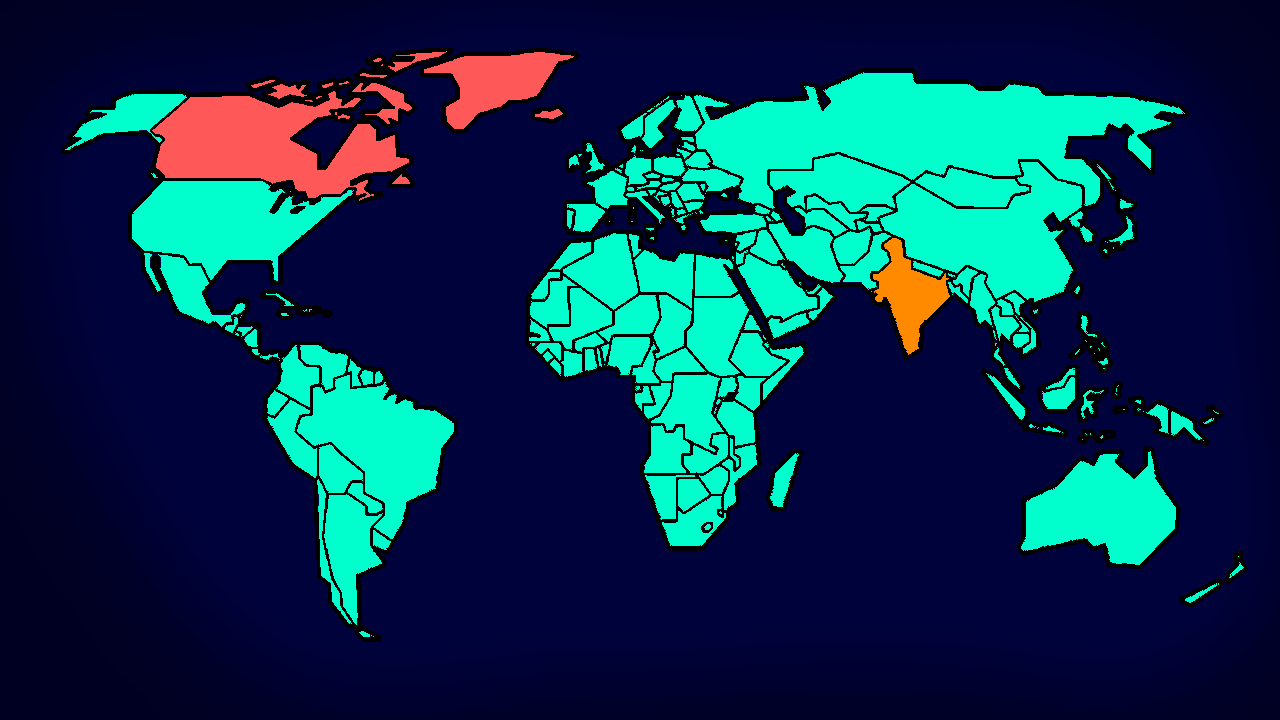
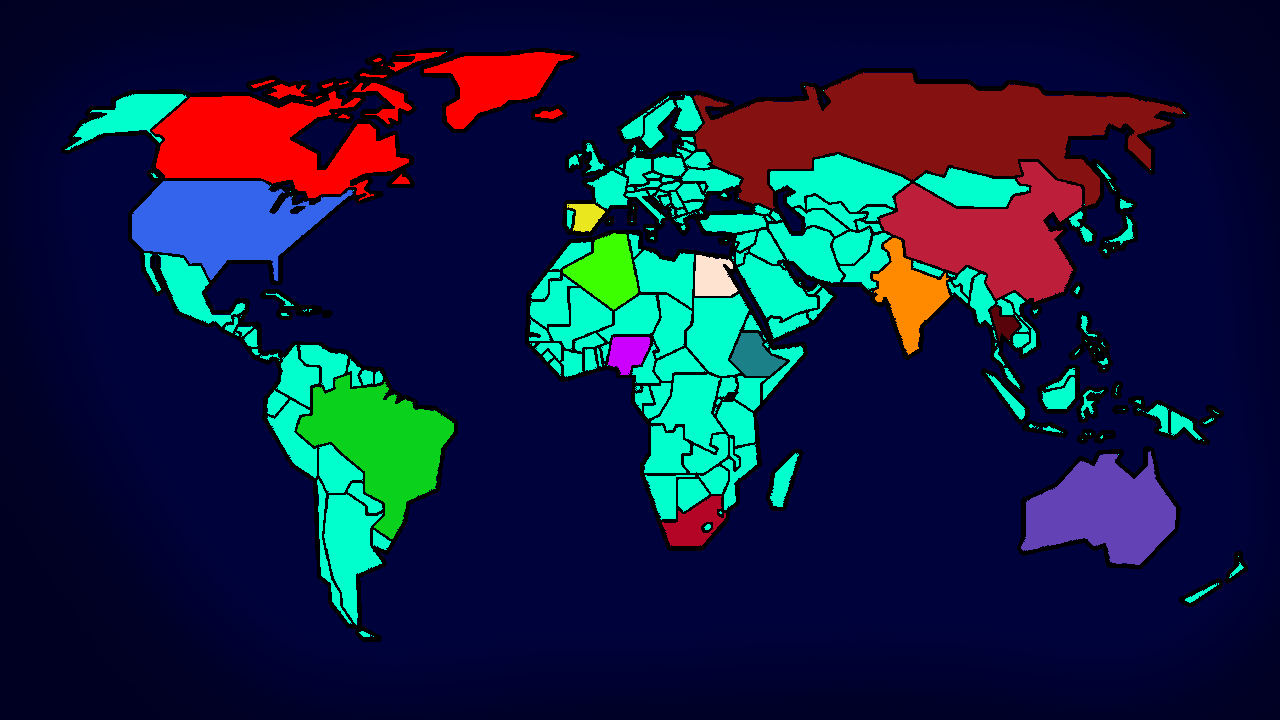
Comparing the layer stacks of the two 1280 x 720 images. Changes:
added layer "USA" above "Layer 8" over (132, 181, 353, 281)
added layer "Layer 8" above "Canada" over (297, 375, 454, 539)
renamed "Layer 5" to "Canada", painted on it over (152, 52, 574, 201)
renamed "Layer 3" to "Base", painted on it over (132, 52, 1183, 565)
